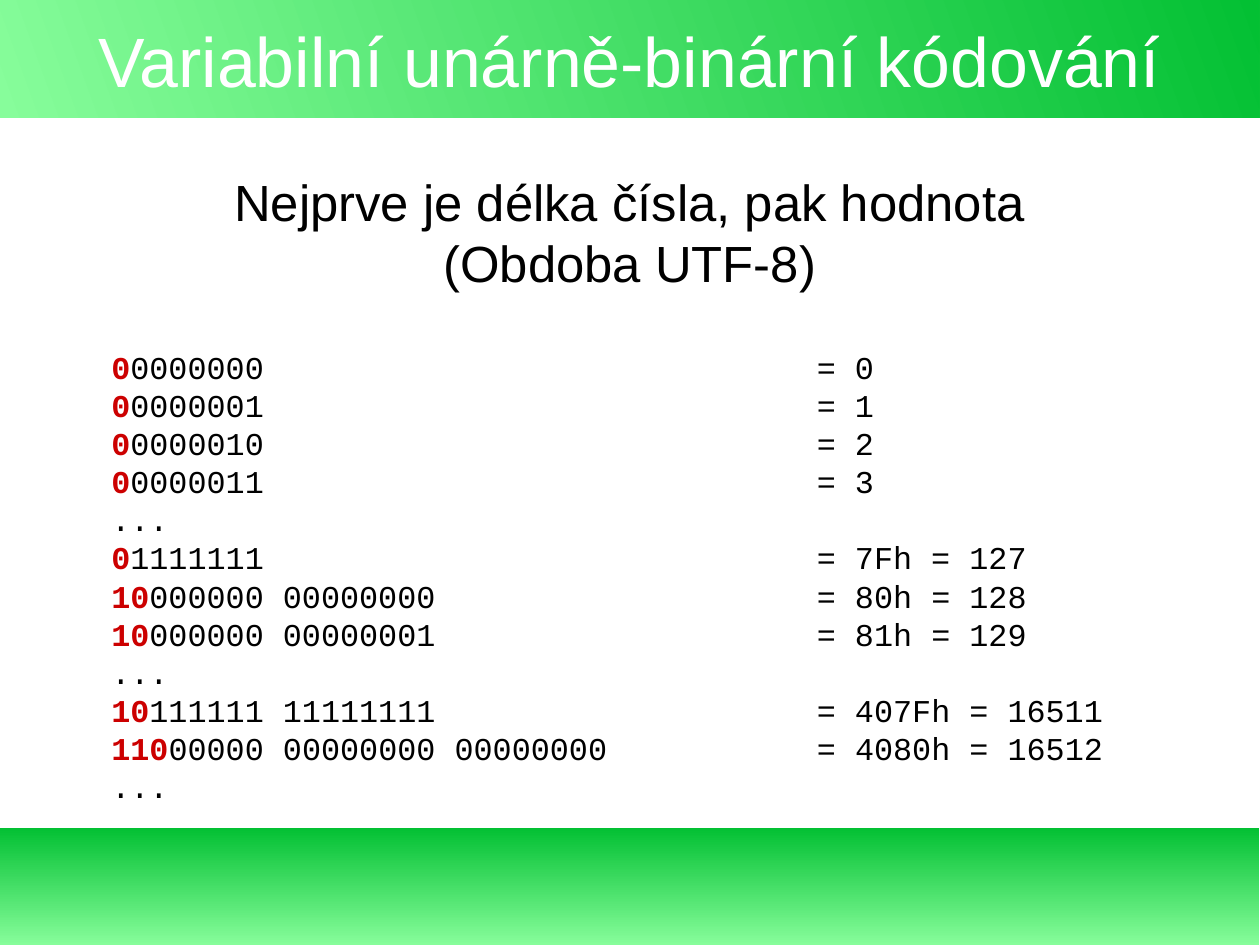
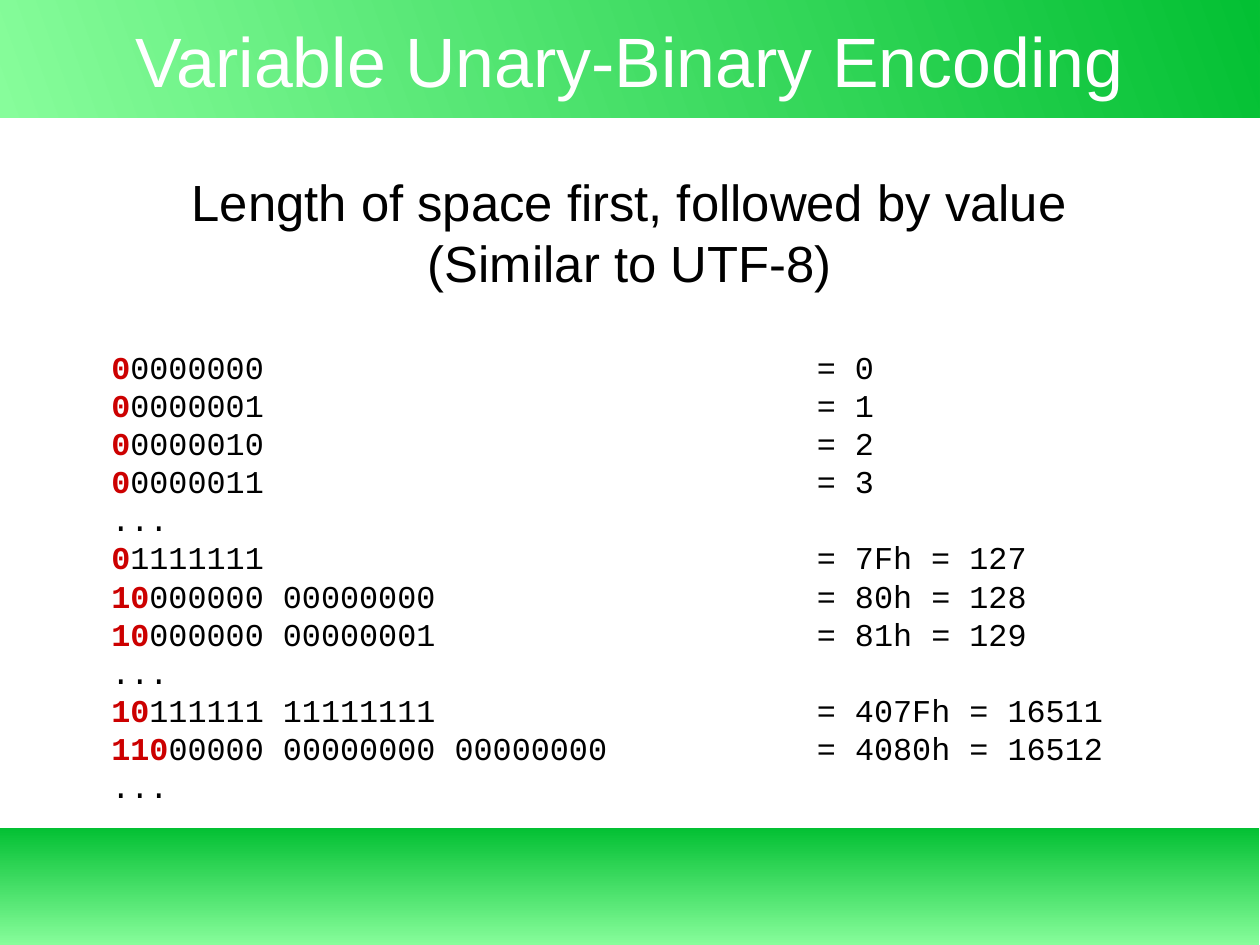
Before and after one commit to exbin/xbup-doc, a slide deck: slide 6 of presentation/binary_concept.odp (slide 5 before the commit). Drawn at 1260x945 pixels with LibreOffice and Linux fonts; fonts in the diff are those of the drawing. Boxes give left, top, right and bottom in pixels: in the first picture for what was removed or moved away, otherwise in the second. Text is boxed around its words. In the diff, an @@ line names an element or a change of style, - is before the commit and + after.

Commit message:
Binary Concept presentation - 8

```diff
--- a/presentation/binary_concept.odp
+++ b/presentation/binary_concept.odp
@@ title at [135, 36, 1123, 100]: text changed @@
-Variabilní unárně-binární kódování
+Variable Unary-Binary Encoding
@@ subtitle at [192, 184, 1066, 293]: text changed @@
-Nejprve je délka čísla, pak hodnota
-(Obdoba UTF-8)
+Length of space first, followed by value
+(Similar to UTF-8)
```
Also in this commit, not shown: 6 other slides changed, 7 slides added, 4 slides removed, 1 other file.
